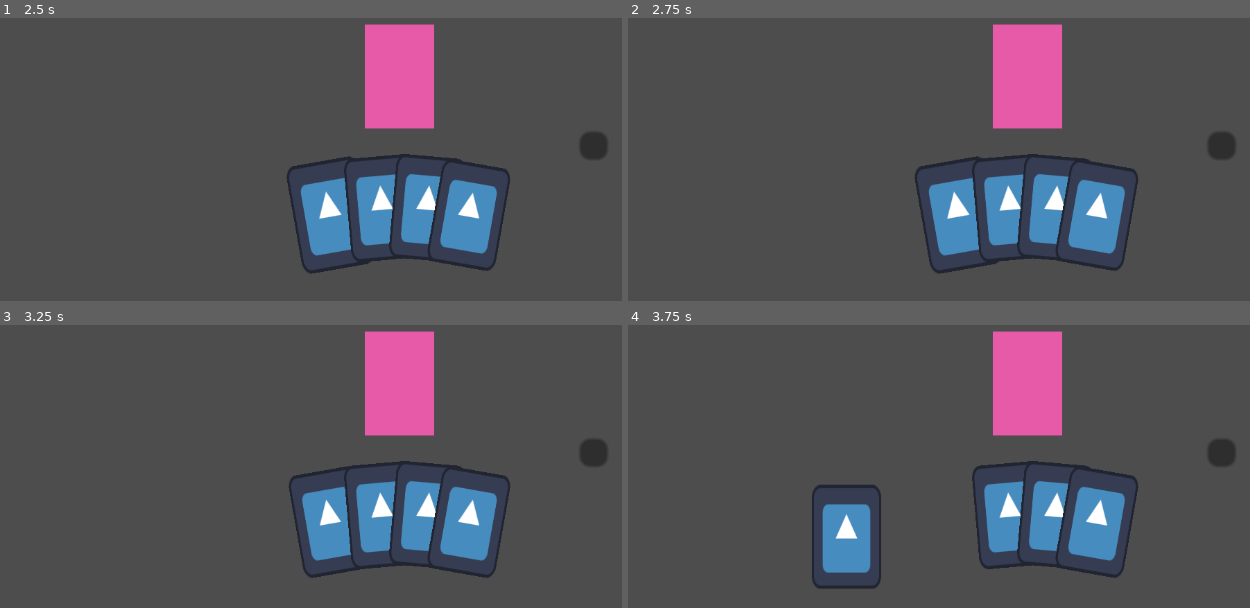
Above: before the commit, frames 1-4 (two rows, left to right).
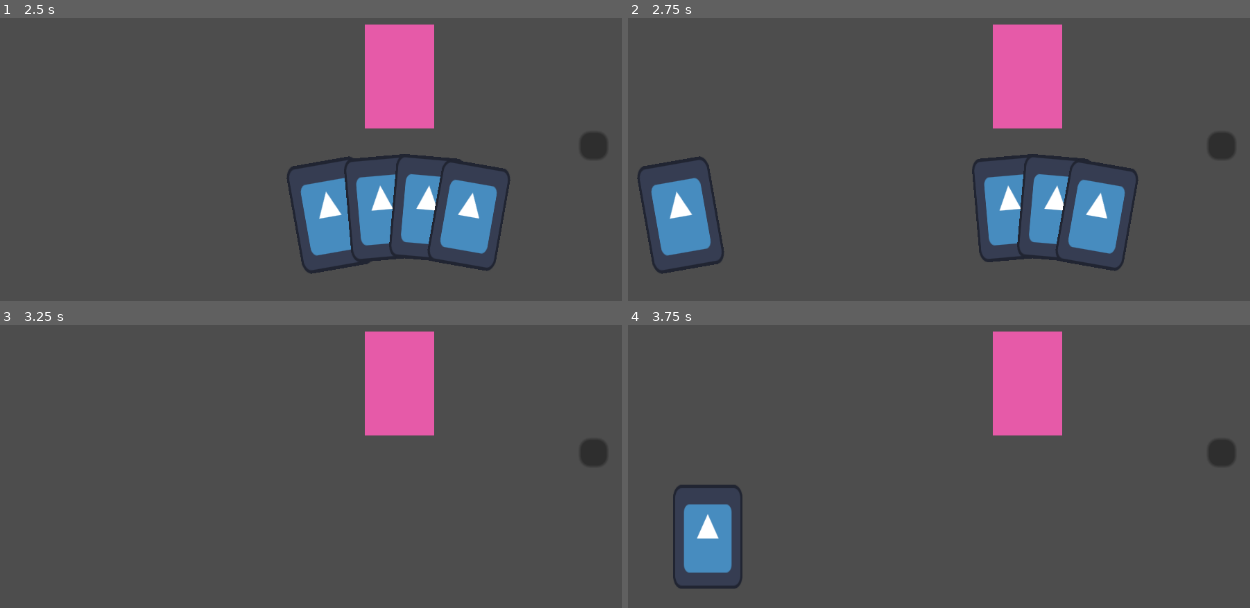
Above: after the commit, the same moments.

Repository: jaoc1811/card-game-jam
Game: Godot game, scene res://Scenes/jo.tscn
Two runs of this game, one before a commit and one after it. Both use one fixed random seed, a clock stepped at 60 frames per second and the inputs below. The engine's default icon, where the game draws it, is replaced by a stand-in: a white triangle on a blue panel in a dark square.
Inputs (mouse positions are in pixels of both pictures, inside the frame that each line leads up to):
- Up to frame 1 (2.5 s): click (590, 145) at 0.5 s; click (329, 216) at 1.27 s; click (329, 216) at 2.02 s
- Up to frame 2 (2.75 s): no input
- Up to frame 3 (3.25 s): move the mouse to (572, 361) at 2.77 s; tap F at 2.85 s
- Up to frame 4 (3.75 s): tap Enter at 3.5 s; move the mouse to (870, 407) at 3.52 s; tap F at 3.6 s

Frame 1 is identical in both runs. In frame 2, 4.9% of the frame differs, in the area x 1-60%, y 48-91%; in frame 3, 7.7%; in frame 4, 10%, in the area x 7-82%, y 48-94%.

Commit message:
feat: added deal card sound

Diff:
--- a/Scenes/card.tscn
+++ b/Scenes/card.tscn
@@ -1,7 +1,8 @@
-[gd_scene load_steps=4 format=3 uid="uid://b4fxyppywr8fx"]
+[gd_scene load_steps=5 format=3 uid="uid://b4fxyppywr8fx"]
 
 [ext_resource type="Script" path="res://scripts/card.gd" id="1_5jjbx"]
 [ext_resource type="Texture2D" uid="uid://di5i1atheyh6v" path="res://icon.svg" id="2_2vtp4"]
+[ext_resource type="AudioStream" uid="uid://dyvv6nnkerhgd" path="res://sounds/pick_up_and_place.wav" id="3_b4ppv"]
 
 [sub_resource type="RectangleShape2D" id="RectangleShape2D_7yods"]
 size = Vector2(20, 30)
@@ -32,6 +33,9 @@
 grow_vertical = 2
 metadata/_edit_use_anchors_ = true
 
+[node name="AudioStreamPlayer2D" type="AudioStreamPlayer2D" parent="."]
+stream = ExtResource("3_b4ppv")
+
 [node name="Area2D" type="Area2D" parent="."]
 
 [node name="CollisionShape2D" type="CollisionShape2D" parent="Area2D"]
--- a/Scenes/jo.tscn
+++ b/Scenes/jo.tscn
@@ -1,7 +1,8 @@
-[gd_scene load_steps=4 format=3 uid="uid://d1kjak70pkeyf"]
+[gd_scene load_steps=5 format=3 uid="uid://d1kjak70pkeyf"]
 
 [ext_resource type="Script" path="res://scripts/hand.gd" id="1_2yb36"]
 [ext_resource type="PackedScene" uid="uid://b4fxyppywr8fx" path="res://Scenes/card.tscn" id="1_y21kq"]
+[ext_resource type="AudioStream" uid="uid://dm4bwtlk67qsb" path="res://sounds/deal_card.wav" id="3_5ry3x"]
 [ext_resource type="PackedScene" uid="uid://dqr0duh0wktdr" path="res://Scenes/deck.tscn" id="3_ji3t1"]
 
 [node name="JO" type="Node2D"]
@@ -20,6 +21,10 @@
 cards_rotations = Array[int]([-10, -5, 5, 10])
 start_turn_position = NodePath("../StartTurnPosition")
 end_turn_position = NodePath("../EndTurnPosition")
+
+[node name="DealCardSFX" type="AudioStreamPlayer2D" parent="Hand"]
+stream = ExtResource("3_5ry3x")
+volume_db = -31.689
 
 [node name="Card" parent="Hand" instance=ExtResource("1_y21kq")]
 
--- a/project.godot
+++ b/project.godot
@@ -14,6 +14,10 @@
 run/main_scene="res://scenes/jo.tscn"
 config/features=PackedStringArray("4.3", "GL Compatibility")
 config/icon="res://icon.svg"
+
+[audio]
+
+buses/default_bus_layout="res://sounds/default_bus_layout.tres"
 
 [editor_plugins]
 
--- a/scripts/hand.gd
+++ b/scripts/hand.gd
@@ -5,6 +5,7 @@
 @export var cards_rotations: Array[int]
 @export var start_turn_position: Node2D
 @export var end_turn_position: Node2D
+@onready var deal_card_sfx: AudioStreamPlayer2D = $DealCardSFX
 
 
 func deal_card(card_index: int):
@@ -17,6 +18,7 @@
 
 
 func set_card_position_and_rotation(card: Node2D, position: Vector2, rotation: int):
+	deal_card_sfx.play()
 	await get_tree().create_timer(0.1).timeout
 	var tween = get_tree().create_tween()
 	tween.tween_property(card, "position", position, 0.1).set_ease(Tween.EASE_OUT)
@@ -38,4 +40,4 @@
 func _on_button_pressed() -> void:
 	start_turn()
 	await get_tree().create_timer(2).timeout
-	#end_turn()
+	end_turn()
--- /dev/null
+++ b/sounds/default_bus_layout.tres
@@ -0,0 +1,15 @@
+[gd_resource type="AudioBusLayout" format=3 uid="uid://cpvfi50dvcy5i"]
+
+[resource]
+bus/1/name = &"Music"
+bus/1/solo = false
+bus/1/mute = false
+bus/1/bypass_fx = false
+bus/1/volume_db = 0.0
+bus/1/send = &"Master"
+bus/2/name = &"SFX"
+bus/2/solo = false
+bus/2/mute = false
+bus/2/bypass_fx = false
+bus/2/volume_db = -6.91795
+bus/2/send = &"Master"
Not shown, added: sounds/deal_card.wav.import
Not shown, added: sounds/deal_card.wav
